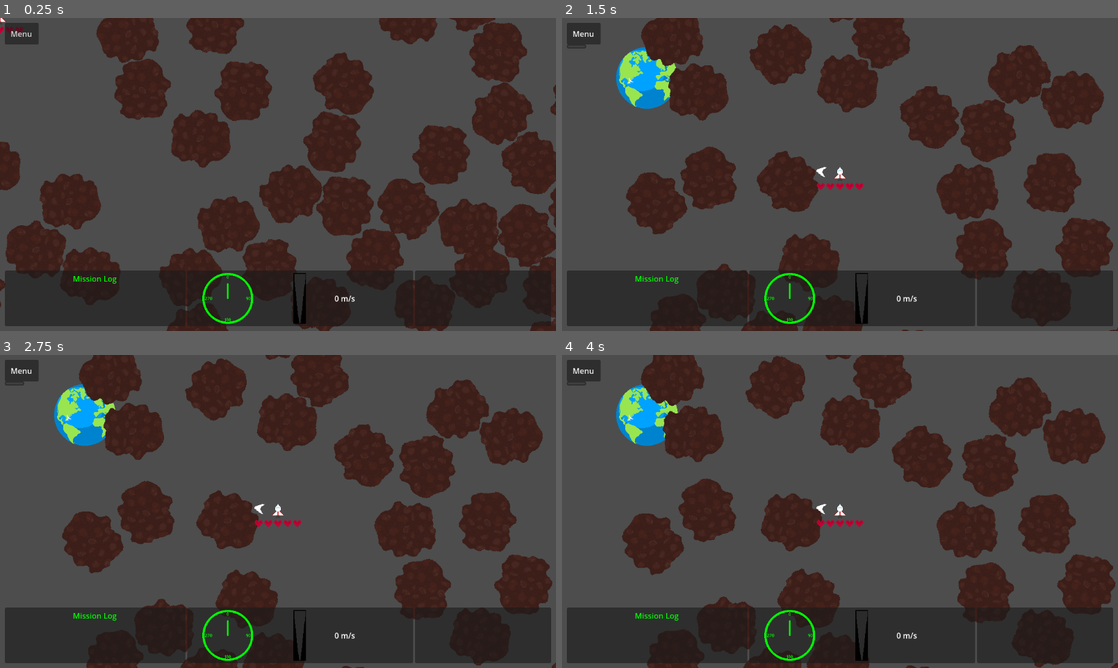
Above: before the commit, frames 1-4 (two rows, left to right).
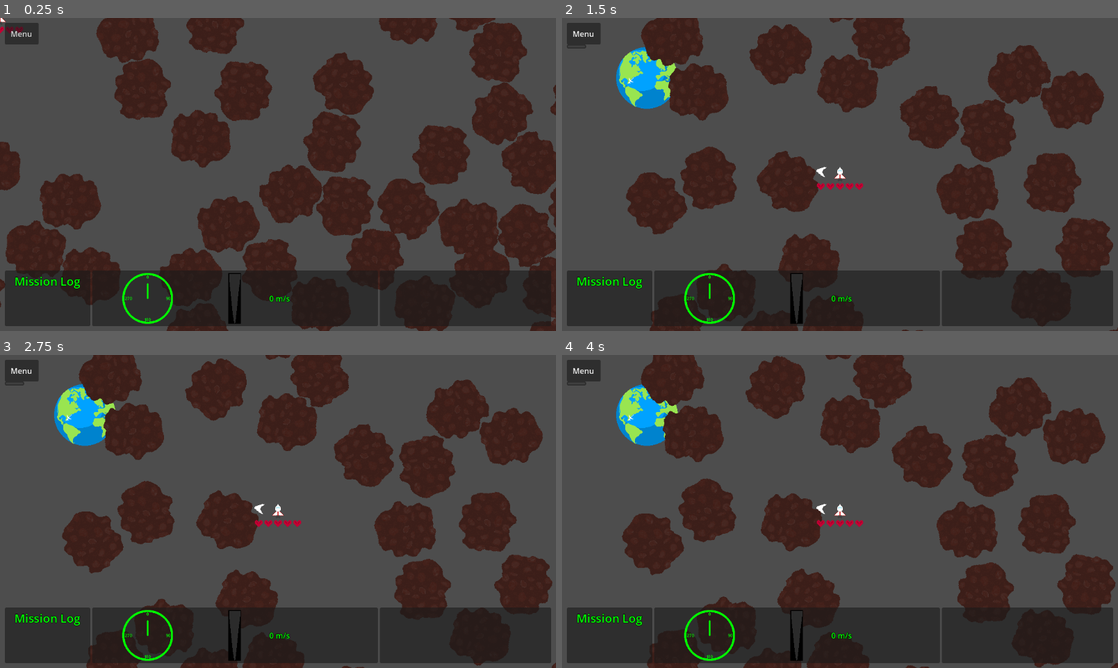
Above: after the commit, the same moments.

Repository: Voidraizer/ludum-dare-59-compo
Game: Godot game, scene res://scenes/game.tscn
Two runs of this game, one before a commit and one after it. Both use one fixed random seed, a clock stepped at 60 frames per second and the inputs below.
Inputs:
- Up to frame 1 (0.25 s): no input
- Up to frame 2 (1.5 s): tap Enter at 0.5 s; click "Menu" at 1.25 s
- Up to frame 3 (2.75 s): no input
- Up to frame 4 (4 s): no input

The runs differ from the first frame. In frame 1, 1.3% of the frame differs, in the area x 2-75%, y 80-99%; in frame 2, 1.3%; in frame 3, 1.3%; in frame 4, 1.3%.

Commit message:
First look at custom theme and font

Diff:
--- a/prefabs/ui/input_label.tscn
+++ b/prefabs/ui/input_label.tscn
@@ -7,4 +7,4 @@
 grow_horizontal = 2
 grow_vertical = 2
 size_flags_horizontal = 3
-theme_override_colors/font_color = Color(0, 1, 0, 1)
+theme_type_variation = &"_MissionLogLabel"
--- a/project.godot
+++ b/project.godot
@@ -27,6 +27,10 @@
 
 Asteroid="All my asteroids in this group"
 
+[gui]
+
+theme/custom="uid://kybwwno5uipf"
+
 [input]
 
 ui_accept={
--- /dev/null
+++ b/scenes/main_menu.tscn
@@ -0,0 +1,10 @@
+[gd_scene format=3 uid="uid://ypjxke0mfi03"]
+
+[node name="MainMenu" type="CanvasLayer" unique_id=144055159]
+
+[node name="MarginContainer" type="MarginContainer" parent="." unique_id=652204263]
+anchors_preset = 15
+anchor_right = 1.0
+anchor_bottom = 1.0
+grow_horizontal = 2
+grow_vertical = 2
--- a/ui/main_ui.tscn
+++ b/ui/main_ui.tscn
@@ -61,7 +61,7 @@
 [node name="InputPanel" type="PanelContainer" parent="MarginContainer/VBoxContainer/InfoPanel" unique_id=2088079588]
 layout_mode = 2
 size_flags_horizontal = 3
-size_flags_stretch_ratio = 0.8
+size_flags_stretch_ratio = 0.3
 
 [node name="MarginContainer" type="MarginContainer" parent="MarginContainer/VBoxContainer/InfoPanel/InputPanel" unique_id=1638354908]
 layout_mode = 2
@@ -76,7 +76,7 @@
 
 [node name="Title" type="Label" parent="MarginContainer/VBoxContainer/InfoPanel/InputPanel/MarginContainer/VBoxContainer" unique_id=157726084]
 layout_mode = 2
-theme_override_colors/font_color = Color(0, 1, 0, 1)
+theme_type_variation = &"_MissionHeaderLabel"
 text = "Mission Log"
 horizontal_alignment = 1
 
--- /dev/null
+++ b/ui/my_main_font.tres
@@ -0,0 +1,4 @@
+[gd_resource type="SystemFont" format=3 uid="uid://bgb0gcrrmo7ne"]
+
+[resource]
+font_names = PackedStringArray("Trebuchet MS")
--- /dev/null
+++ b/ui/my_main_theme.tres
@@ -0,0 +1,14 @@
+[gd_resource type="Theme" format=3 uid="uid://kybwwno5uipf"]
+
+[ext_resource type="SystemFont" uid="uid://bgb0gcrrmo7ne" path="res://ui/my_main_font.tres" id="1_87ruo"]
+
+[resource]
+Label/colors/font_color = Color(0, 1, 0, 1)
+Label/colors/font_outline_color = Color(0, 0, 0, 1)
+Label/constants/outline_size = 3
+Label/font_sizes/font_size = 16
+Label/fonts/font = ExtResource("1_87ruo")
+_MissionHeaderLabel/base_type = &"Label"
+_MissionHeaderLabel/font_sizes/font_size = 24
+_MissionLogLabel/base_type = &"Label"
+_MissionLogLabel/font_sizes/font_size = 10
